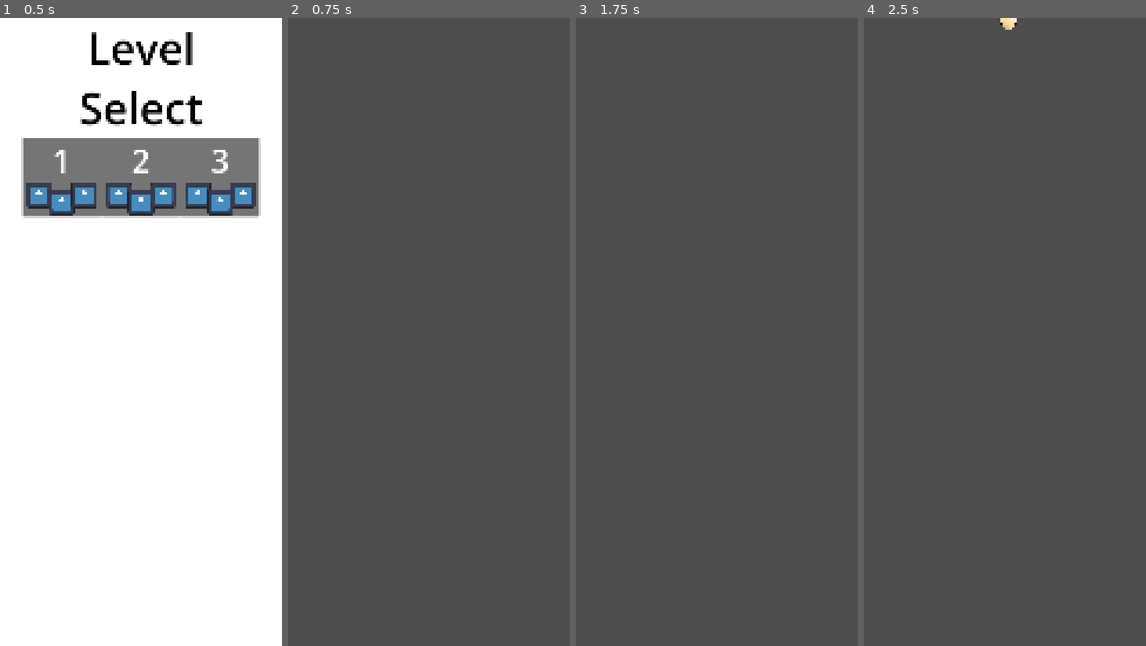
Above: before the commit, frames 1-4 (left to right).
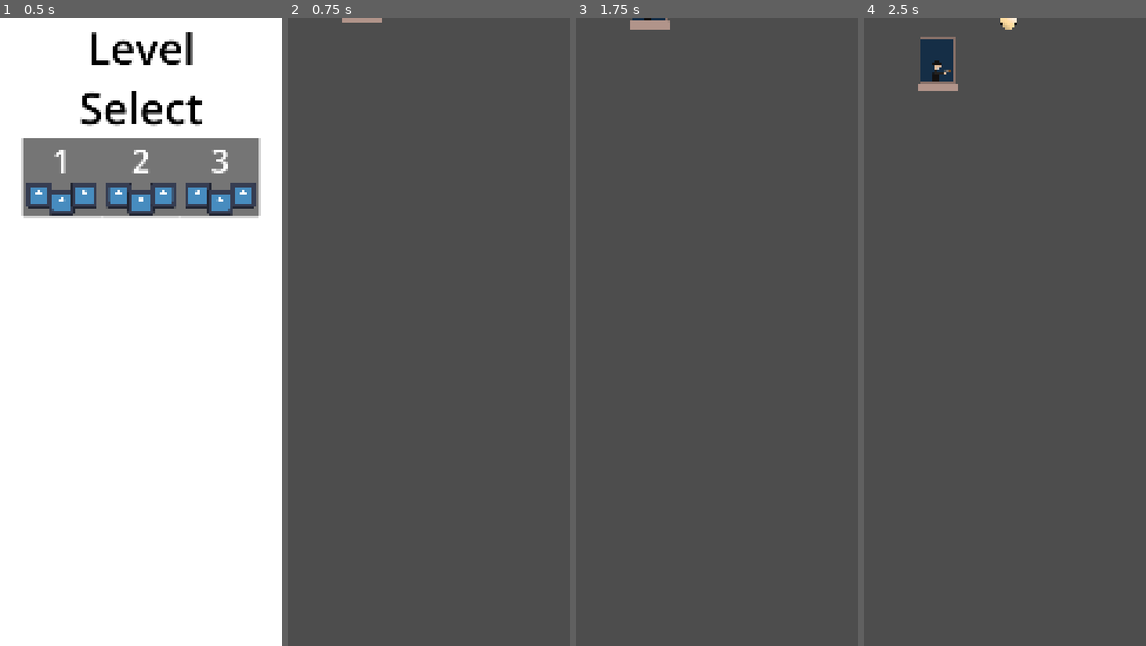
Above: after the commit, the same moments.

Repository: KaratePikachu/egg-drop
Game: Godot game, scene res://ui/main_menu/main_menu.tscn
The game is run twice, just before and just after one commit, with the same random seed, the same clock (stepped at 60 frames per second) and the same inputs. The project has no main scene, so this scene is started directly. The engine's default icon, where the game draws it, is replaced by a stand-in: a white triangle on a blue panel in a dark square.
Inputs (mouse positions are in pixels of both pictures, inside the frame that each line leads up to):
- Up to frame 1 (0.5 s): no input
- Up to frame 2 (0.75 s): click "1" at 0.5 s
- Up to frame 3 (1.75 s): tap Enter at 1.25 s; move the mouse to (779, 300) at 1.27 s; hold S (right_bomb) from 1.28 s (still down); tap T (bottom_bomb) at 1.35 s
- Up to frame 4 (2.5 s): move the mouse to (948, 363) at 2.02 s; release S (right_bomb) at 2.03 s; hold W (left_bomb) from 2.03 s (still down); click (948, 363) at 2.1 s

Frame 1 is identical in both runs. In frame 2, 0.1% of the frame differs, in the area x 19-34%, y 0-1%; in frame 3, 0.3%; in frame 4, 1.1%, in the area x 19-34%, y 3-12%.

Commit message:
Mafia & egg kill

Diff:
--- a/egg/egg.tscn
+++ b/egg/egg.tscn
@@ -55,7 +55,7 @@
 radius = 61.0
 height = 192.0
 
-[node name="Egg" type="CharacterBody2D" unique_id=804795384]
+[node name="Egg" type="CharacterBody2D" unique_id=804795384 groups=["egg"]]
 script = ExtResource("1_umx0v")
 parachute_terminal_velocity = 180.0
 modifications = Array[ExtResource("2_1neqk")]([SubResource("Resource_2h7ub"), SubResource("Resource_u6fx5"), SubResource("Resource_grnsv"), SubResource("Resource_7vm0l"), SubResource("Resource_88ix8"), SubResource("Resource_3d5hr")])
--- a/level/level.gd
+++ b/level/level.gd
@@ -65,6 +65,11 @@
 	else:
 		current_phase = Phase.MODIFY
 
+func _process(delta: float) -> void:
+	if current_phase == Phase.DROP:
+		#var diff : float = absf(egg.global_position.y-camera.global_position.y)
+		set_camera(egg.global_position.y+800)
+
 func start_drop() -> void:
 	egg = egg_scene.instantiate()
 	egg.modifications = active_modifications.duplicate_deep()
@@ -77,7 +82,8 @@
 
 
 func lose() -> void:
-	print("you lose")
+	$CanvasLayer/LevelEnd.did_win = false
+	$CanvasLayer/LevelEnd.appear()
 
 func _input(event: InputEvent) -> void:
 	if event.is_action_pressed("restart_level"):
@@ -97,6 +103,13 @@
 				move_camera(-event.relative.y)
 		Phase.DROP:
 			pass
+
+func set_camera(y : float) -> void:
+	camera.position.y = clampf(
+		y,
+		camera_min_y,
+		camera_max_y
+	)
 
 func move_camera(delta : float) -> void:
 	camera.position.y = clampf(
--- a/level/levels/level_1.tscn
+++ b/level/levels/level_1.tscn
@@ -3,6 +3,7 @@
 [ext_resource type="PackedScene" uid="uid://cpg0ctscpw0h5" path="res://level/level.tscn" id="1_roo1r"]
 [ext_resource type="Script" uid="uid://cylr504fygfq5" path="res://modifications/modification.gd" id="2_35gx7"]
 [ext_resource type="Resource" uid="uid://b36e0deyggd1c" path="res://modifications/basic_umbrella.tres" id="3_wg4fv"]
+[ext_resource type="PackedScene" uid="uid://cxvx077rht6e3" path="res://obstacles/mafia/mafia.tscn" id="4_hosfi"]
 [ext_resource type="Texture2D" uid="uid://dqsypqrvcmp7l" path="res://assets/egg/egg.PNG" id="4_wg4fv"]
 
 [node name="Level1" unique_id=1976594912 instance=ExtResource("1_roo1r")]
@@ -17,6 +18,9 @@
 [node name="WinFloor" parent="." index="3" unique_id=1248466689]
 position = Vector2(0, 10000)
 
+[node name="Mafia" parent="WinFloor/StaticBody2D" parent_id_path=PackedInt32Array(1091035354) index="1" unique_id=192142462 instance=ExtResource("4_hosfi")]
+position = Vector2(-112, -6120)
+
 [node name="Sprite2D2" type="Sprite2D" parent="." index="4" unique_id=819851964]
 position = Vector2(536, 1112)
 texture = ExtResource("4_wg4fv")
--- /dev/null
+++ b/obstacles/mafia/mafia.gd
@@ -0,0 +1,33 @@
+extends Node2D
+class_name Mafia
+
+@export var detection_dist : float = 500
+@export var aim_dist : float = 500
+var egg : Egg
+var has_ammo := true
+
+func _ready() -> void:
+	$Crosshair.hide()
+
+func _process(delta: float) -> void:
+	if egg == null:
+		var thing := get_tree().get_first_node_in_group("egg")
+		if thing is Egg:
+			egg = thing
+			print(egg)
+		return
+
+	if absf(egg.global_position.y-global_position.y) < detection_dist:
+		if has_ammo:
+			$Crosshair.global_position = egg.global_position + aim_dist * Vector2.DOWN
+			$Crosshair.show()
+			has_ammo = false
+	else:
+		$Crosshair.hide()
+
+
+func _on_crosshair_body_entered(body: Node2D) -> void:
+	if not $Crosshair.visible:
+		return
+
+	egg.die.emit()
--- /dev/null
+++ b/obstacles/mafia/mafia.tscn
@@ -0,0 +1,33 @@
+[gd_scene format=3 uid="uid://cxvx077rht6e3"]
+
+[ext_resource type="Script" uid="uid://bs8fesdodc8vo" path="res://obstacles/mafia/mafia.gd" id="1_kf13i"]
+[ext_resource type="Texture2D" uid="uid://dw56edhk3ohj1" path="res://assets/JamfestFall2027Art/JamfestFall2027Art/MafiaGuyBodyArt.png" id="1_kfoe6"]
+[ext_resource type="Texture2D" uid="uid://cm0quh088qlh5" path="res://assets/JamfestFall2027Art/JamfestFall2027Art/MafiaGuyArmArt.png" id="2_kf13i"]
+[ext_resource type="Texture2D" uid="uid://cx5456p00yj0m" path="res://assets/JamfestFall2027Art/JamfestFall2027Art/MafiaGuyCrosshairArt.png" id="3_hf7er"]
+[ext_resource type="Texture2D" uid="uid://b4patidg6q410" path="res://assets/JamfestFall2027Art/JamfestFall2027Art/EmptyWindowArt.png" id="4_u5v5p"]
+
+[sub_resource type="CircleShape2D" id="CircleShape2D_kfoe6"]
+radius = 78.05767
+
+[node name="Mafia" type="Node2D" unique_id=192142462]
+script = ExtResource("1_kf13i")
+
+[node name="EmptyWindowArt" type="Sprite2D" parent="." unique_id=39762301]
+texture = ExtResource("4_u5v5p")
+
+[node name="MafiaGuyBodyArt" type="Sprite2D" parent="." unique_id=37711684]
+texture = ExtResource("1_kfoe6")
+
+[node name="MafiaGuyArmArt" type="Sprite2D" parent="." unique_id=993006565]
+texture = ExtResource("2_kf13i")
+
+[node name="Crosshair" type="Area2D" parent="." unique_id=1290096798]
+
+[node name="CollisionShape2D" type="CollisionShape2D" parent="Crosshair" unique_id=2119925646]
+shape = SubResource("CircleShape2D_kfoe6")
+
+[node name="MafiaGuyCrosshairArt" type="Sprite2D" parent="Crosshair" unique_id=680431448]
+position = Vector2(-3, 12)
+texture = ExtResource("3_hf7er")
+
+[connection signal="body_entered" from="Crosshair" to="." method="_on_crosshair_body_entered"]
--- a/project.godot
+++ b/project.godot
@@ -24,6 +24,10 @@
 window/size/viewport_height=2400
 window/stretch/mode="canvas_items"
 window/stretch/aspect="expand"
+
+[global_group]
+
+egg=""
 
 [input]
 
--- a/ui/level_end/level_end.gd
+++ b/ui/level_end/level_end.gd
@@ -8,6 +8,9 @@
 	hide()
 
 func appear() -> void:
+	if visible:
+		return
+
 	show()
 	if not did_win:
 		$"Panel/MarginContainer/VBoxContainer/Next Level".queue_free()
Not shown, added: obstacles/mafia/mafia.gd.uid
